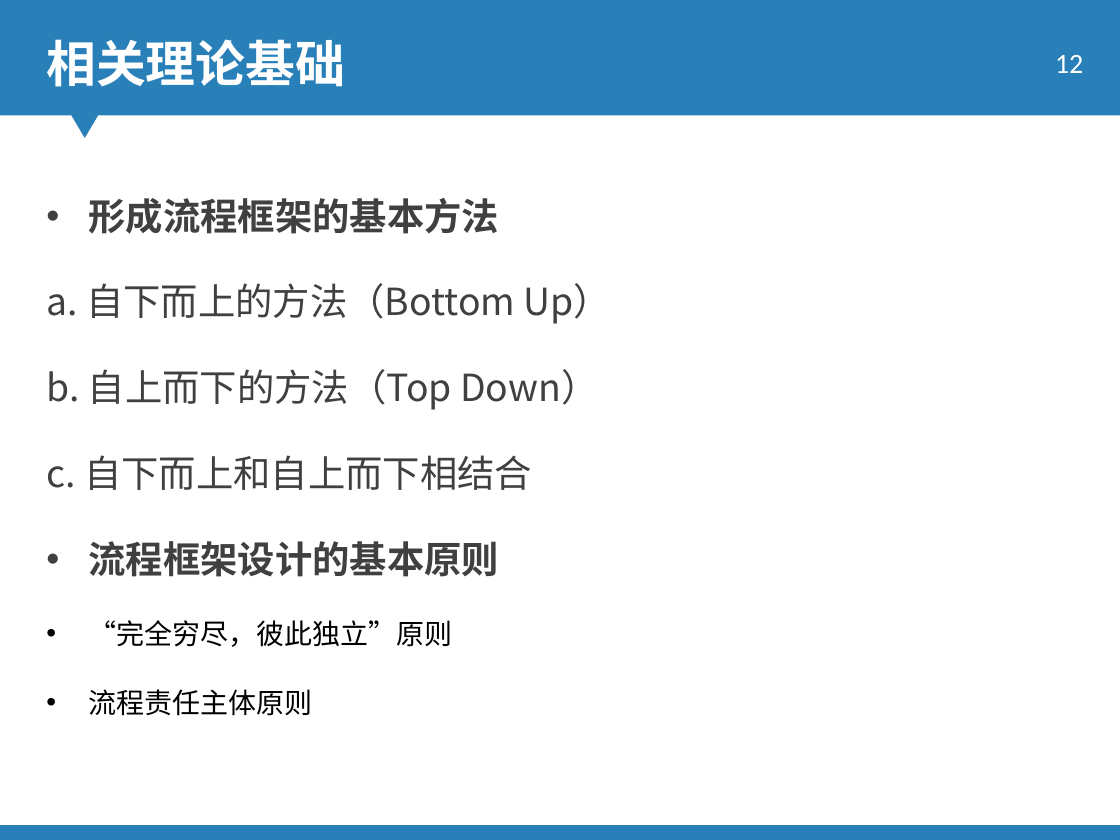
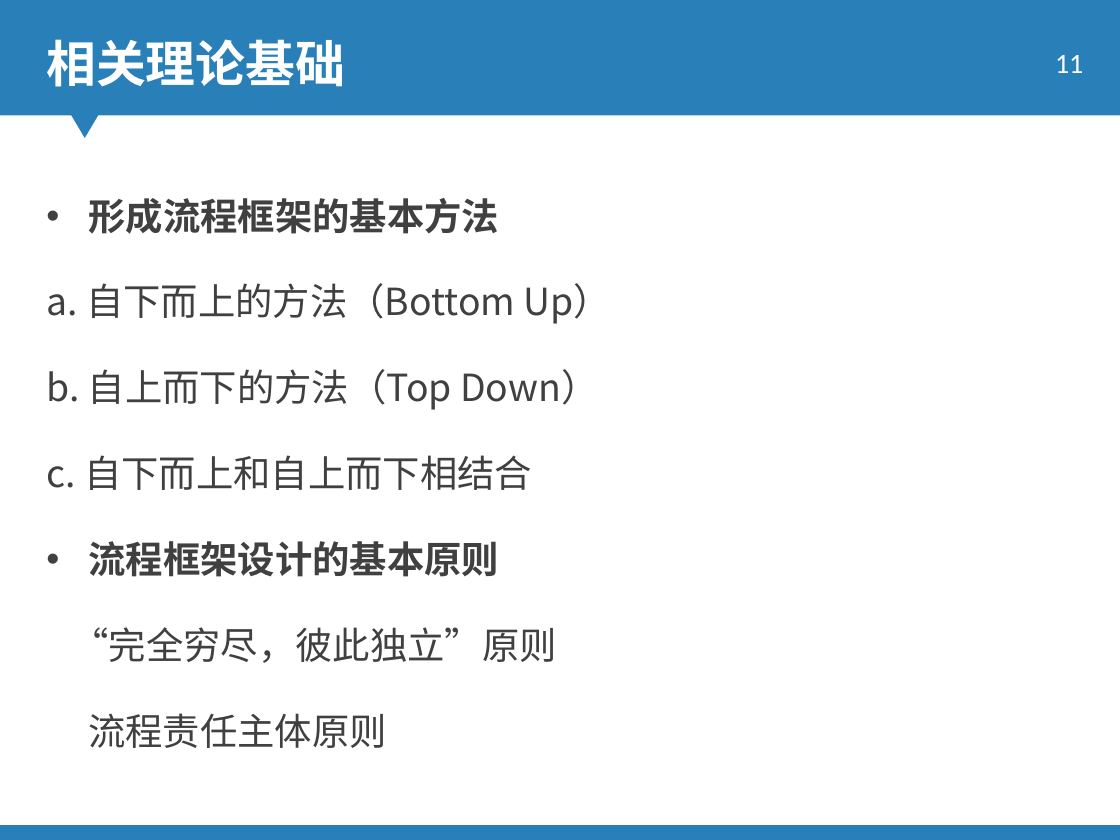
Before and after one commit to ky4910/KimThesis, a slide deck: slide 11 of 答辩_0610_JY.ppt (slide 12 before the commit). Drawn at 1120x840 pixels with LibreOffice and Linux fonts; fonts in the diff are those of the drawing; background and template pictures are left out. Boxes give left, top, right and bottom in pixels: in the first picture for what was removed or moved away, otherwise in the second. Text is boxed around its words. In the diff, an @@ line names an element or a change of style, - is before the commit and + after.

```diff
--- a/答辩_0610_JY.ppt
+++ b/答辩_0610_JY.ppt
@@ page number at (1055,55,1083,73): text changed @@
-12
+11
@@ text at (71,627,556,748): size 18 to 24 pt, font Arial to Noto Sans CJK SC, text colour #000000 to #404040 in "“完全穷尽，彼此独立”原则", "流程责任主体原则"; bullet • to none @@
```
Also in this commit, not shown: 5 other slides changed, 20 slides added, 13 slides removed, 1 other file.
